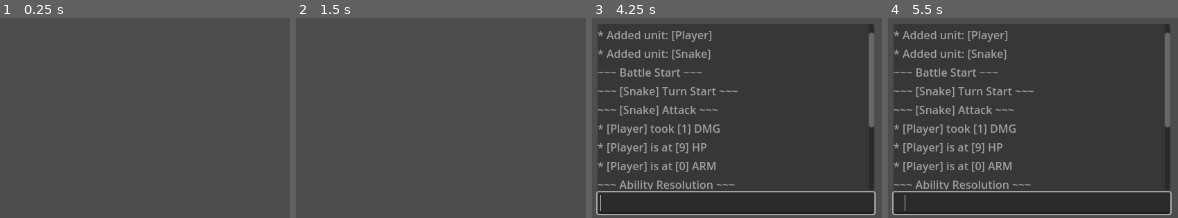
Above: before the commit, frames 1-4 (left to right).
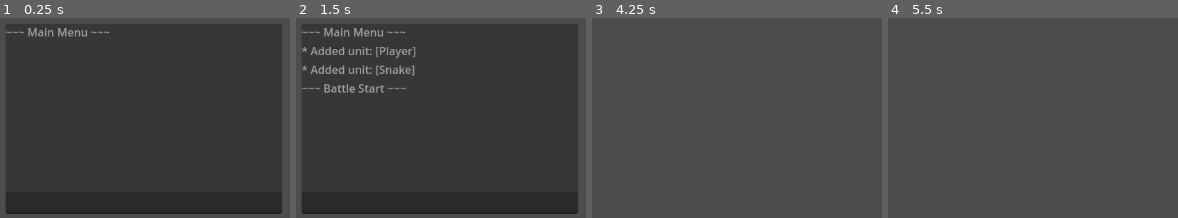
Above: after the commit, the same moments.

Repository: Endermandels/ForrestDwellers2
Game: Godot game, scene res://scenes/main_menu.tscn
Same seed, same stepped clock (60 frames per second), same inputs: the game is played once before the commit and once after it.
Inputs:
- Up to frame 1 (0.25 s): no input
- Up to frame 2 (1.5 s): tap Enter at 0.5 s; tap Space (select) at 0.6, 1.25, 1.35 s
- Up to frame 3 (4.25 s): tap Enter at 2, 3.5 s; tap Space (select) at 2.1, 2.75, 2.85, 3.6 s; tap ` (console) at 4.15 s
- Up to frame 4 (5.5 s): tap Space (select) at 4.35, 5, 5.1 s

The runs differ from the first frame. In frame 1, 11% of the frame differs, in the area x 2-98%, y 5-98%; in frame 2, 12%; in frame 3, 17%, in the area x 1-98%, y 3-99%; in frame 4, 17%.

Commit message:
Alter get_targets function in helper_functions.gd

Diff:
--- a/project.godot
+++ b/project.godot
@@ -17,9 +17,9 @@
 
 [autoload]
 
+Constants="*res://scripts/globals/constants.gd"
+Helper="*res://scripts/globals/helper_functions.gd"
 GameState="*res://scripts/globals/game_state.gd"
-Helper="*res://scripts/globals/helper_functions.gd"
-Constants="*res://scripts/globals/constants.gd"
 Console="*res://scenes/components/console.tscn"
 
 [debug]
--- a/scenes/components/console.tscn
+++ b/scenes/components/console.tscn
@@ -11,6 +11,7 @@
 offset_bottom = 408.0
 script = ExtResource("1_k8p3b")
 default_text_color = Color(0.79, 0.79, 0.79, 1)
+hide_on_ready = false
 scroll_box = NodePath("PanelContainer/VBoxContainer/ScrollContainer")
 chat_box = NodePath("PanelContainer/VBoxContainer/ScrollContainer/ChatBox")
 line_edit = NodePath("PanelContainer/VBoxContainer/LineEdit")
--- a/scripts/components/console.gd
+++ b/scripts/components/console.gd
@@ -5,6 +5,7 @@
 @export var history_limit: int = 100 ## Number of labels before start to delete new labels
 @export var default_text_color: Color = Color.DIM_GRAY ## Default color of print_line text
 @export var default_text_submit_color: Color = Color.WHITE ## Default color of submitted text
+@export var hide_on_ready: bool = true ## Whether to hide the Console on startup
 @export_group("Nodes")
 @export var scroll_box: ScrollContainer
 @export var chat_box: VBoxContainer
@@ -13,7 +14,8 @@
 var command_received: String = ""
 
 func _ready() -> void:
-	hide()
+	if hide_on_ready:
+		hide()
 	line_edit.text_submitted.connect(_on_line_edit_text_submitted)
 
 func _on_line_edit_text_submitted(new_text: String) -> void:
--- a/scripts/globals/constants.gd
+++ b/scripts/globals/constants.gd
@@ -21,3 +21,8 @@
 	ALL_ALLIES, ## All allied units
 	ALL, ## All units
 }
+
+## Nunber of rows in the battlefield
+const BF_ROWS = 4
+## Number of columns in the battlefield
+const BF_COLS = 3
--- a/scripts/globals/game_state.gd
+++ b/scripts/globals/game_state.gd
@@ -10,7 +10,7 @@
 	var player_res = PLAYER_RESOURCE.duplicate()
 	var player_run = UnitRuntime.new(player_res)
 
-	player_run.position = 6 # Mid-Frontline on the player's side
+	player_run.position = 7 # Mid-Frontline on the player's side
 
 	player_units = []
 	player_units.append(player_run)
--- a/scripts/globals/helper_functions.gd
+++ b/scripts/globals/helper_functions.gd
@@ -10,9 +10,77 @@
 	return num <= 0
 
 ## Get position equivalent of row, col
-func get_pos(row: int, col: int, columns: int) -> int:
+func get_pos(row: int, col: int, columns: int = Constants.BF_COLS) -> int:
 	return row * columns + col
 
-## Get row, col equivalent of position
-func get_row_col(pos: int, columns: int) -> Array[int]:
-	return [pos / columns, pos % columns]
+## Get row based on [pos] and [columns]
+func get_row(pos: int, columns: int = Constants.BF_COLS) -> int:
+	return pos / columns
+
+## Get column based on [pos] and [columns]
+func get_col(pos: int, columns: int = Constants.BF_COLS) -> int:
+	return pos % columns
+
+## Returns whether the [row] is a backline row
+func is_backline_row(row: int) -> bool:
+	return row == 0 or row == 3
+
+## Get targets using [source] [target_rule] on the battlefield [bf]
+func get_targets(source: UnitRuntime, target_rule: Constants.TargetRule, bf: Array[UnitRuntime]) -> Array[UnitRuntime]:
+	var res: Array[UnitRuntime] = []
+	var cols: int = Constants.BF_COLS
+	var rows: int = Constants.BF_ROWS
+
+	if target_rule == Constants.TargetRule.OPPONENT_ENGAGED:
+		res.append(source.engaged_opponent)
+	elif target_rule == Constants.TargetRule.OPPONENT_ACROSS:
+		var src_row: int = get_row(source.position, cols)
+		var src_col: int = get_col(source.position, cols)
+		var dir: int = 1 if source.is_enemy else -1 ## Which direction to check for enemies from
+		var blocked_by_ally: bool = false
+		var valid_flank_targets: Array[UnitRuntime] = [] ## Valid targets to the left or right of source
+		var valid_direct_targets: Array[UnitRuntime] = [] ## Valid targets in front of source
+
+		# Backline units must have the space in front of them clear of allies in order to target enemies
+		if source.is_backline:
+			Console.print_line("BACKLINE ALERT!")
+			var ally_in_front: UnitRuntime = bf[Helper.get_pos(src_row + dir, src_col)]
+			blocked_by_ally = ally_in_front != null
+
+		# Identify valid targets
+		if not blocked_by_ally:
+			Console.print_line("Identifying valid targets")
+			for col in range(cols):
+				for r in range(rows):
+					var row: int = src_row + r * dir # Traverse up or down depending on whether the source is an ally or an enemy
+					var pos: int = Helper.get_pos(row, col)
+					var target: UnitRuntime = bf[pos]
+					var is_direct: bool = col == src_col
+
+					# Check for out of bounds row
+					if row < 0 or row > rows:
+						break # Continue to the next column
+
+					Console.print_line("Checking: R%dC%d" % [row, col])
+
+					if target and target != source:
+						if source.is_backline and source.is_enemy == target.is_enemy:
+							# Applies when the source is a backline unit
+							# Any allied units in this column that aren't the source block the sources way of attack
+							break # Continue to the next column
+						elif source.is_enemy != target.is_enemy:
+							Console.print_line("FOUND ENEMY!")
+							if is_direct:
+								valid_direct_targets.append(target)
+							else:
+								valid_flank_targets.append(target)
+							break # Continue to the next column
+
+		# Add valid targets to results
+		if valid_direct_targets.size() > 0:
+			res.append(valid_direct_targets.pick_random())
+		elif valid_flank_targets.size() > 0:
+			res.append(valid_flank_targets.pick_random())
+	else:
+		push_error("Unimplemented Target Rule: " + Constants.TargetRule.keys()[target_rule])
+	return res
--- a/scripts/resources/unit_resource.gd
+++ b/scripts/resources/unit_resource.gd
@@ -4,8 +4,6 @@
 @export_placeholder("Wolf") var name_id: String = ""
 @export var is_enemy: bool = true
 @export var attack_target_rule: Constants.TargetRule = Constants.TargetRule.OPPONENT_ACROSS
-@export_range(1, 3) var battlefield_width: int = 1 ## How many columns this unit takes up on the battlefield
-@export_range(1, 2) var battlefield_length: int = 1 ## How many rows this unit takes up on the battlefield
 @export_group("Base Stats")
 @export_range(0, 20) var base_hp: int = 1
 @export_range(0, 10) var base_atk: int = 0
--- a/scripts/runtime/ability_runtime.gd
+++ b/scripts/runtime/ability_runtime.gd
@@ -21,7 +21,7 @@
 
 func apply(battlefield: Array[UnitRuntime]) -> void:
 	for e in effects:
-		var targets = BattlefieldHandler.get_targets(e.target_rule, source_unit, battlefield)
+		var targets = Helper.get_targets(source_unit, e.target_rule, battlefield)
 
 		for u in targets:
 			e.apply(source_unit, u)
--- a/scripts/runtime/unit_runtime.gd
+++ b/scripts/runtime/unit_runtime.gd
@@ -5,9 +5,11 @@
 var name_id: String
 var is_enemy: bool ## Whether this unit is an enemy of the player or not
 var attack_target_rule: Constants.TargetRule ## TargetRule for choosing defenders of this unit's attack
-var battlefield_width: int ## How many columns this unit takes up on the battlefield
-var battlefield_length: int ## How many rows this unit takes up on the battlefield
-var position: int ## The top left battle field index this unit occupies
+var position: int: ## The battle field index this unit occupies
+	set(val):
+		position = val
+		is_backline = Helper.is_backline_row(Helper.get_row(val)) # Set the is_backline flag automatically
+var is_backline: bool ## Whether this unit is currently in the backlines
 
 var abilities_dict: Dictionary[String, Array] ## Constants.Trigger: Array of Abilities
 var abilities: Array[AbilityRuntime] ## All abilities associated with this unit
@@ -43,8 +45,6 @@
 	mp = base_mp
 
 	attack_target_rule = res.attack_target_rule
-	battlefield_width = res.battlefield_width
-	battlefield_length = res.battlefield_length
 	position = 0
 
 	abilities_dict = {}
--- a/scripts/scenes/battle/battlefield_handler.gd
+++ b/scripts/scenes/battle/battlefield_handler.gd
@@ -1,73 +1,24 @@
 extends Node
 class_name BattlefieldHandler
 
-@export var columns: int = 3 ## How many columns in each row
 # 4 Rows, 2 for Enemies, 2 for Allies
-
 ## Array of units on a 2D battlefield (null for an empty space). Example:
 ##[br]   (0) null,      (1) Raven,  (2) null   = enemy backline
 ##[br]   (3) Wolf,      (4) Snake,  (5) null   = enemy frontline
 ##[br]   (6) Porcupine, (7) Player, (8) null   = player frontline
 ##[br]   (9) Raven,     (10) null,  (11) Rabbit = player backline
-##[br] Some units are big (like the dragon) and thus need to be able to take up multiple spaces
+##[br] Every unit occupies exactly one space
 var battlefield: Array[UnitRuntime]
 
 func _init() -> void:
 	# Initialize with all nulls (4 rows)
-	for r in range(4 * columns):
+	for r in range(Constants.BF_ROWS * Constants.BF_COLS):
 		battlefield.append(null)
 
 func add_unit(unit: UnitRuntime) -> void:
-	var col_off: int = unit.position % columns
-	var row_off: int = unit.position / columns
+	var row: int = Helper.get_row(unit.position)
+	var col: int = Helper.get_col(unit.position)
+	var pos = unit.position
 
-	for r in range(unit.battlefield_length):
-		for c in range(unit.battlefield_width):
-			var row = row_off + r
-			var col = col_off + c
-			var pos = Helper.get_pos(row, col, columns)
-
-			assert(battlefield[pos] == null, "Battlefield space R%dC%d occupied by [%s]!" % [row, col, battlefield[pos]])
-			battlefield[pos] = unit
-
-## Get targets using [source] [target_rule] on the battlefield [bf]
-static func get_targets(target_rule: Constants.TargetRule, source: UnitRuntime, bf: Array[UnitRuntime]) -> Array[UnitRuntime]:
-	var res: Array[UnitRuntime] = []
-	var cols: int = bf.size() / 4 # 4 rows of columns
-
-	if target_rule == Constants.TargetRule.OPPONENT_ENGAGED:
-		res.append(source.engaged_opponent)
-	elif target_rule == Constants.TargetRule.OPPONENT_ACROSS:
-		var row_col_pos: Array[int] = Helper.get_row_col(source.position, cols)
-		var blocked_by_ally: bool = false
-		var valid_targets: Array[UnitRuntime] = []
-
-		for c in range(source.battlefield_width):
-			var col: int = row_col_pos[1] + c
-			var start_looking_for_enemy: bool = false
-
-			for r in range(4):
-				var row: int = r if source.is_enemy else (3 - r) # Start on whichever end the source is from
-				var pos: int = Helper.get_pos(row, col, cols)
-				var target: UnitRuntime = bf[pos]
-
-				if target:
-					if target == source:
-						# Mark that it is time to start looking for the enemy
-						start_looking_for_enemy = true
-					elif target.is_enemy == source.is_enemy and start_looking_for_enemy:
-						# If in looking for the enemy, instead an ally is found, attack is blocked by default
-						blocked_by_ally = true
-						break
-					elif target.is_enemy != source.is_enemy and start_looking_for_enemy:
-						valid_targets.append(target)
-						break # Get the first valid target. Ignore backline targets if there is a frontline target
-
-			if blocked_by_ally:
-				break
-
-		if not blocked_by_ally and valid_targets.size() > 0:
-			res.append(valid_targets.pick_random())
-	else:
-		push_error("Unimplemented Target Rule: " + Constants.TargetRule.keys()[target_rule])
-	return res
+	assert(battlefield[pos] == null, "Battlefield space R%dC%d occupied by [%s]!" % [row, col, battlefield[pos]])
+	battlefield[pos] = unit
--- a/scripts/scenes/battle/states/state_attack.gd
+++ b/scripts/scenes/battle/states/state_attack.gd
@@ -42,7 +42,7 @@
 	Console.print_line("~~~ [%s] Attack ~~~" % cur_unit)
 	if data.defenders_queue.size() == 0:
 		# Initialize defenders_queue
-		data.defenders_queue = BattlefieldHandler.get_targets(cur_unit.attack_target_rule, cur_unit, data.battlefield)
+		data.defenders_queue = Helper.get_targets(cur_unit, cur_unit.attack_target_rule, data.battlefield)
 
 func exit(data: BattleStateData) -> void:
 	# If there are more defenders left, Ability Resolution State should return to Attack State
Not shown, changed: TODO.md
